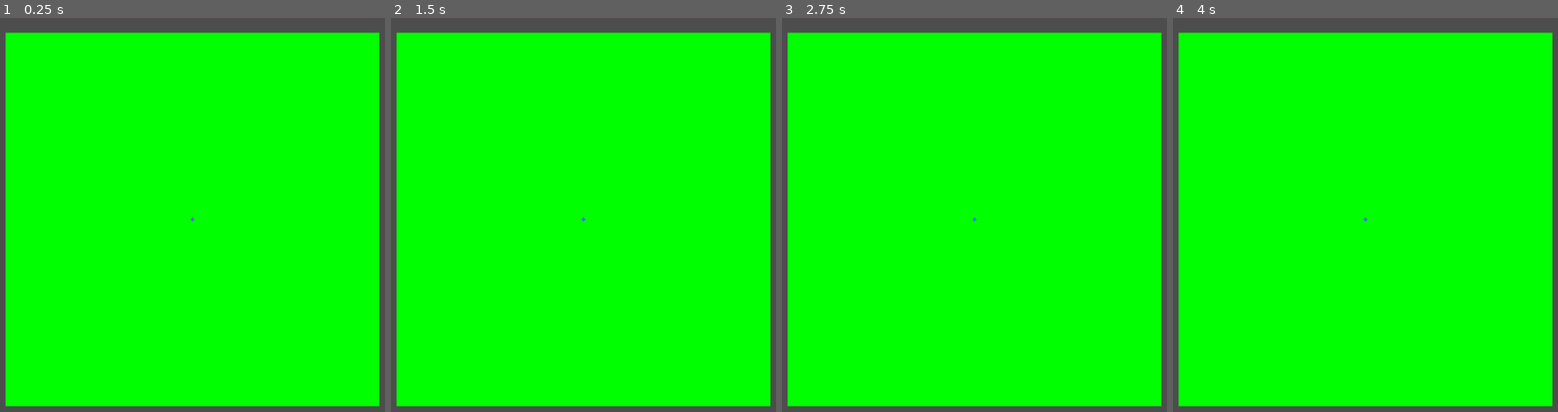
Above: before the commit, frames 1-4 (left to right).
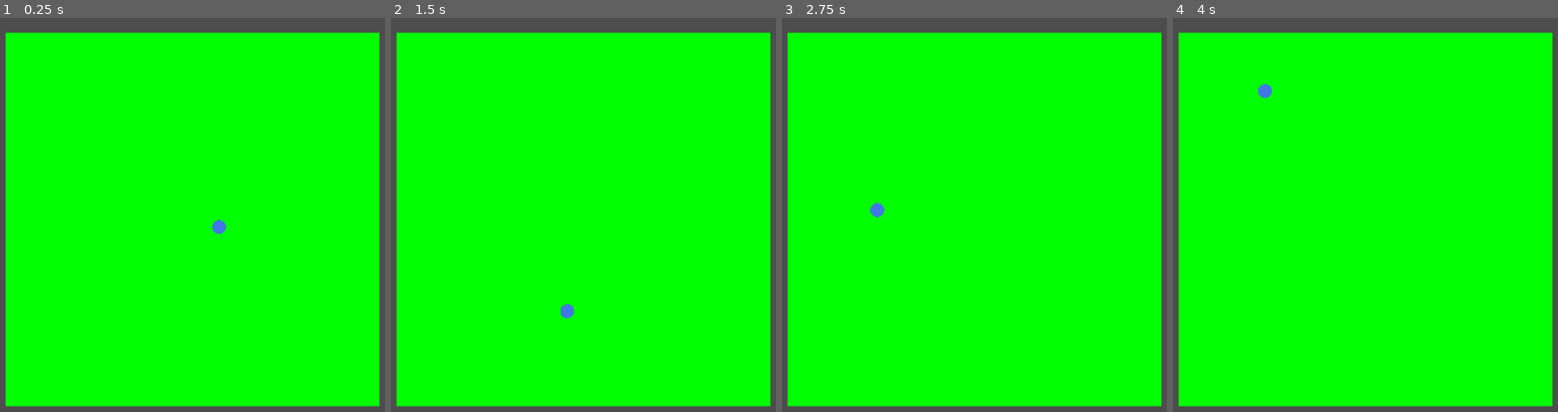
Above: after the commit, the same moments.

Repository: CauchyApprentice/Cauchys-Snake
Game: Godot game, scene res://Scenes/main.tscn
Same seed, same stepped clock (60 frames per second), same inputs: the game is played once before the commit and once after it.
Inputs (mouse positions are in pixels of both pictures, inside the frame that each line leads up to):
- Up to frame 1 (0.25 s): no input
- Up to frame 2 (1.5 s): tap Enter at 0.5 s; move the mouse to (548, 301) at 0.52 s; move the mouse to (outside the picture) at 1.27 s
- Up to frame 3 (2.75 s): move the mouse to (outside the picture) at 2.02 s
- Up to frame 4 (4 s): move the mouse to (1400, 218) at 2.77 s; move the mouse to (1257, 120) at 3.52 s

The runs differ from the first frame. In frame 1, 0.1% of the frame differs, in the area x 49-59%, y 50-55%; in frame 2, 0.1%; in frame 3, 0.1%, in the area x 22-51%, y 46-52%; in frame 4, 0.1%.

Commit message:
SnakeHead can move

Diff:
--- a/Scenes/SnakePart.tscn
+++ b/Scenes/SnakePart.tscn
@@ -8,6 +8,7 @@
 radius = 5.0
 
 [node name="SnakePart" type="CharacterBody2D"]
+motion_mode = 1
 
 [node name="MeshInstance2D" type="MeshInstance2D" parent="."]
 modulate = Color(0.258824, 0.466667, 0.905882, 1)
--- a/Scenes/main.tscn
+++ b/Scenes/main.tscn
@@ -17,4 +17,6 @@
 mesh = SubResource("QuadMesh_xff5t")
 
 [node name="SnakeHead" parent="." instance=ExtResource("1_awydk")]
+scale = Vector2(3.705, 3.705)
+motion_mode = 1
 script = ExtResource("3_uvf7j")
--- a/Scripts/SnakeHead.gd
+++ b/Scripts/SnakeHead.gd
@@ -1,8 +1,17 @@
 extends CharacterBody2D
 
-var speed: float = 10
-var init_vel = Vector2(1, 0) * speed #vel == velocity
+var speed: float = 5
+var init_vel = Vector2.RIGHT * speed #vel == velocity
+var ang_speed: float = deg_to_rad(135)
 
+
+func adjust_direction(_delta) -> void:
+	var mouse_position = get_relative_mouse_position()
+	var rel_mouse_position = mouse_position - position
+	var angle_to_mouse = velocity.angle_to(rel_mouse_position)
+
+	if angle_to_mouse != 0:
+		velocity = velocity.rotated(sign(angle_to_mouse) * ang_speed * _delta)
 
 
 func get_relative_mouse_position(): #mouse position relative to node coordinate system
@@ -18,3 +27,8 @@
 # Called every frame. 'delta' is the elapsed time since the previous frame.
 func _process(delta: float) -> void:
 	pass
+
+
+func _physics_process(delta: float) -> void:
+	adjust_direction(delta)
+	move_and_collide(velocity)
